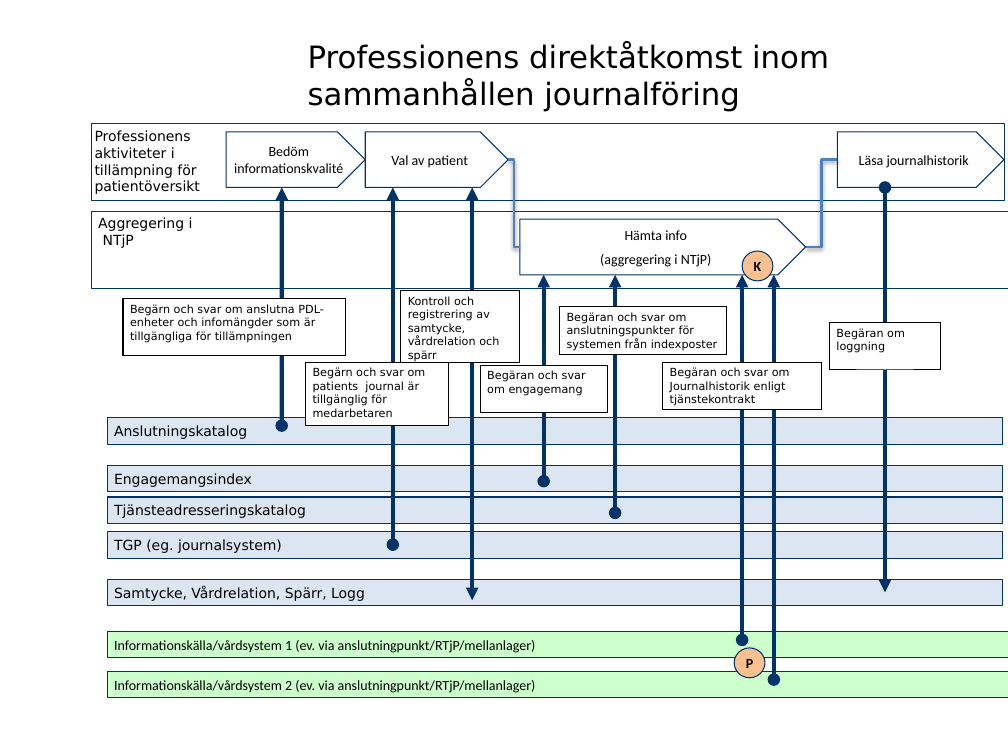
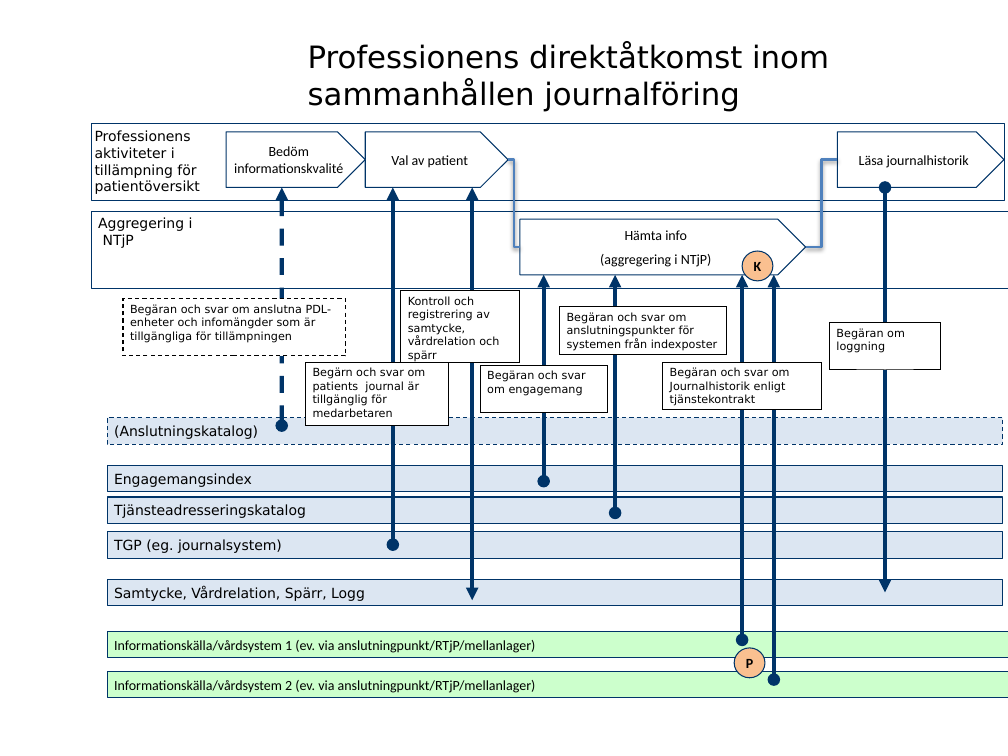
Before and after one commit to admstar/rivta, a slide deck: slide 3 of ServiceInteractions/riv/clinicalprocess/healthcond/actoutcome/trunk/docs/TD_clinicalprocess_healthcond_actoutcome.pptx. Drawn at 1008x756 pixels with LibreOffice and Linux fonts; fonts in the diff are those of the drawing; background and template pictures are left out. Boxes give left, top, right and bottom in pixels: in the first picture for what was removed or moved away, otherwise in the second. Text is boxed around its words. In the diff, an @@ line names an element or a change of style, - is before the commit and + after.

```diff
--- a/ServiceInteractions/riv/clinicalprocess/healthcond/actoutcome/trunk/docs/TD_clinicalprocess_healthcond_actoutcome.pptx
+++ b/ServiceInteractions/riv/clinicalprocess/healthcond/actoutcome/trunk/docs/TD_clinicalprocess_healthcond_actoutcome.pptx
@@ double arrow (282, 187) - (282, 425): stroke #003468 3 pt to #003468 3 pt dashed @@
@@ rectangle "Begäran och svar om anslutna ..." at [123,298,345,356]: outline #000000 0.75 pt to #000000 0.75 pt dashed @@
@@ text in rectangle at [130,304,332,343]: text changed @@
-Begärn och svar om anslutna PDL-enheter och infomängder som är tillgängliga för tillämpningen
+Begäran och svar om anslutna PDL-enheter och infomängder som är tillgängliga för tillämpningen
@@ rectangle "(Anslutningskatalog)" at [107,417,1002,444]: outline #003468 0.75 pt to #003468 0.75 pt dashed @@
@@ text in rectangle at [114,425,258,439]: text changed @@
-Anslutningskatalog
+(Anslutningskatalog)
```
Also in this commit, not shown: 2 other slides changed, 9 other files.
